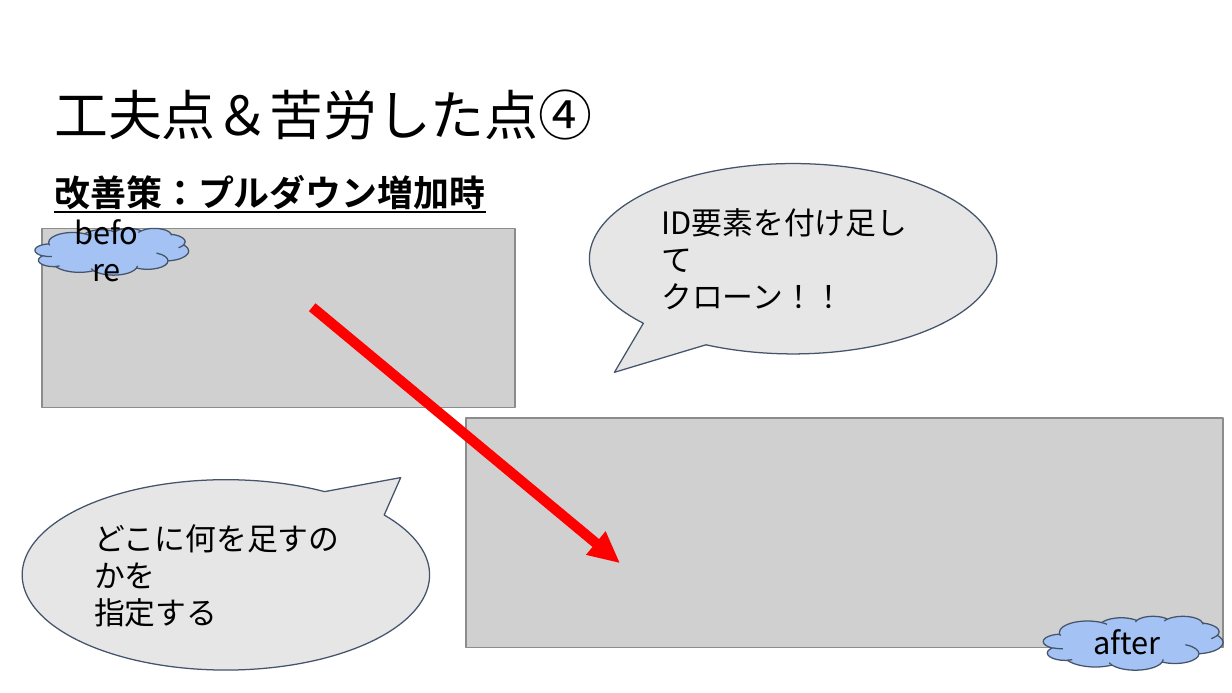
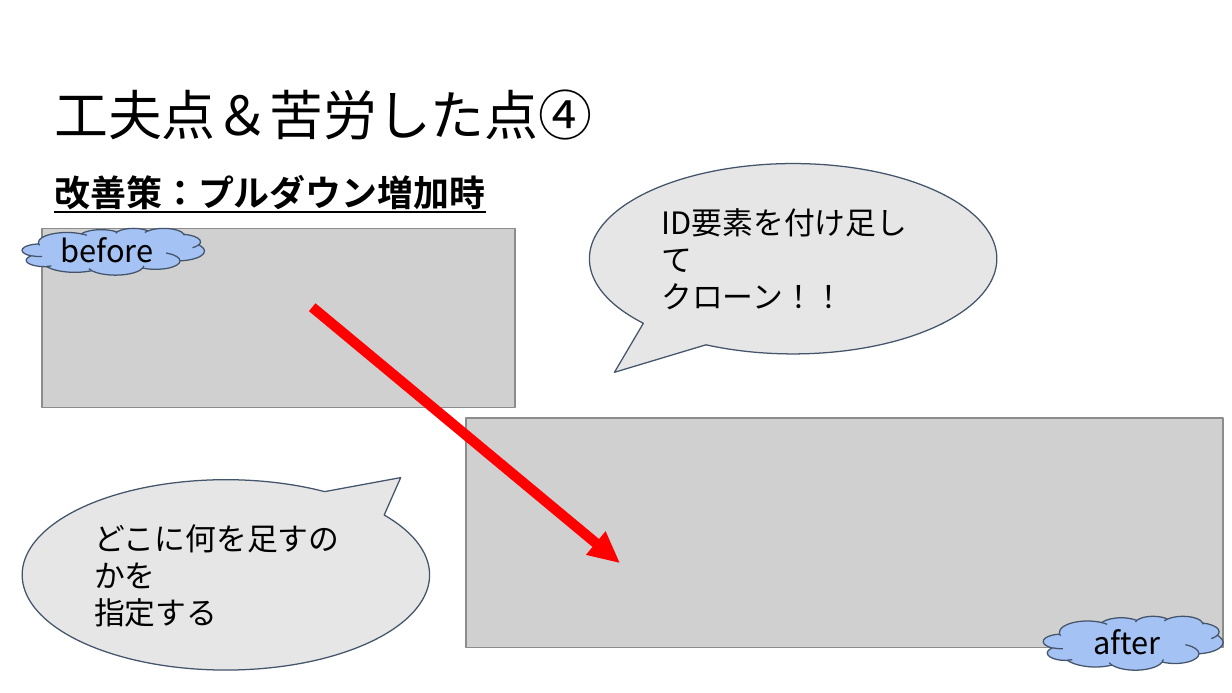
Before and after one commit to dojo2022/C-4, a slide deck: slide 20 of C-4_配布資料/C４_発表スライド.pptx. Drawn at 1232x693 pixels with LibreOffice and Linux fonts; fonts in the diff are those of the drawing; grey boxes stand for pictures. Boxes give left, top, right and bottom in pixels: in the first picture for what was removed or moved away, otherwise in the second. Text is boxed around its words. In the diff, an @@ line names an element or a change of style, - is before the commit and + after.

```diff
--- a/C-4_配布資料/C４_発表スライド.pptx
+++ b/C-4_配布資料/C４_発表スライド.pptx
@@ cloud "before": place and size @@
-cloud "before" at <box>34,228,188,275</box>
+cloud "before" at <box>22,228,205,275</box>
```
Also in this commit, not shown: 18 other slides changed.
